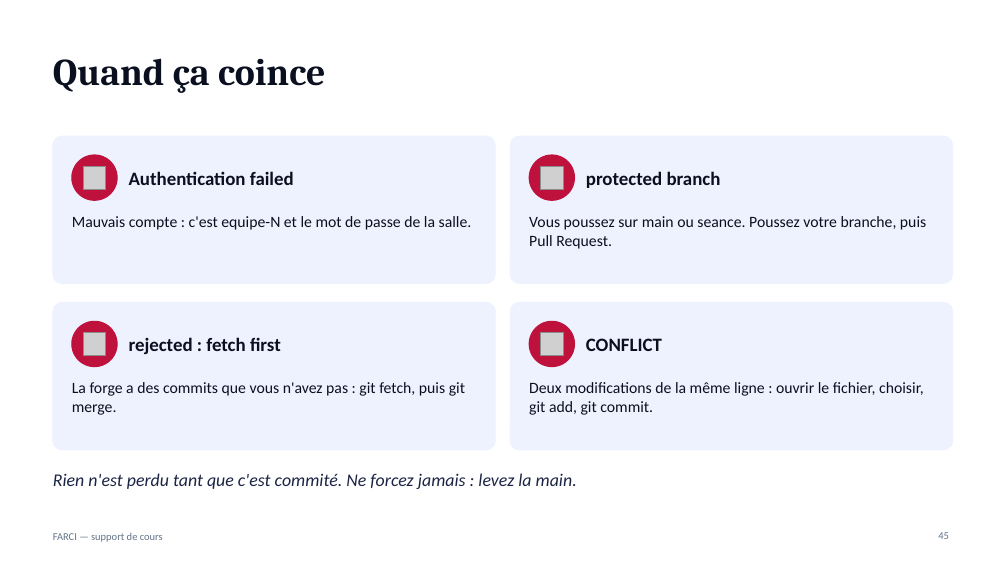
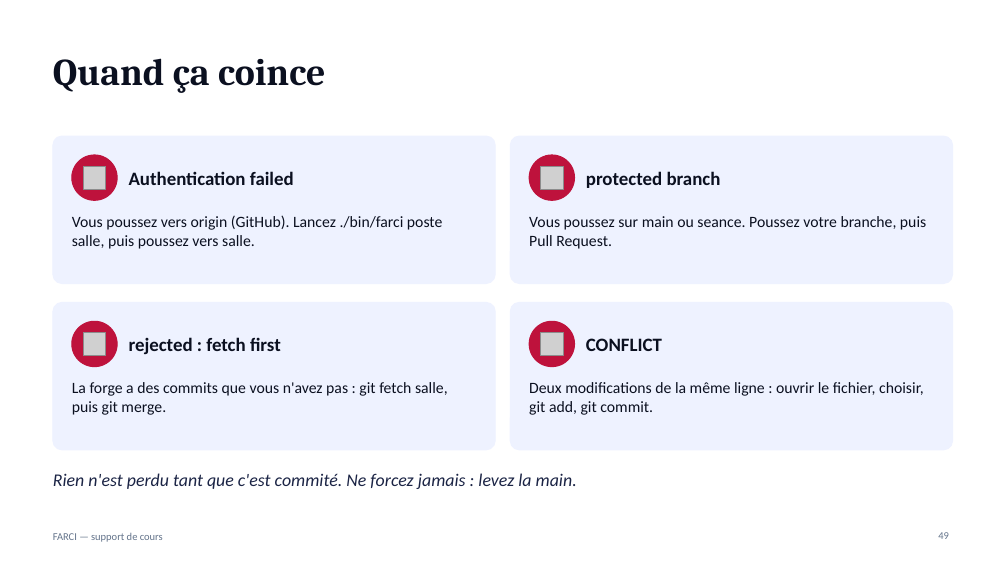
Before and after one commit to jdanion/FARCI, a slide deck: slide 49 of docs/support/FARCI-support-de-cours.pptx (slide 45 before the commit). Drawn at 1008x567 pixels with LibreOffice and Linux fonts; fonts in the diff are those of the drawing; grey boxes stand for pictures. Boxes give left, top, right and bottom in pixels: in the first picture for what was removed or moved away, otherwise in the second. Text is boxed around its words. In the diff, an @@ line names an element or a change of style, - is before the commit and + after.

```diff
--- a/docs/support/FARCI-support-de-cours.pptx
+++ b/docs/support/FARCI-support-de-cours.pptx
@@ text at box(72, 215, 442, 249): text changed @@
-Mauvais compte : c'est equipe-N et le mot de passe de la salle.
+Vous poussez vers origin (GitHub). Lancez ./bin/farci poste salle, puis poussez vers salle.
@@ text at box(72, 382, 448, 415): text changed @@
-La forge a des commits que vous n'avez pas : git fetch, puis git merge.
+La forge a des commits que vous n'avez pas : git fetch salle, puis git merge.
```
Also in this commit, not shown: 8 other slides changed, 4 slides added, 30 other files.
